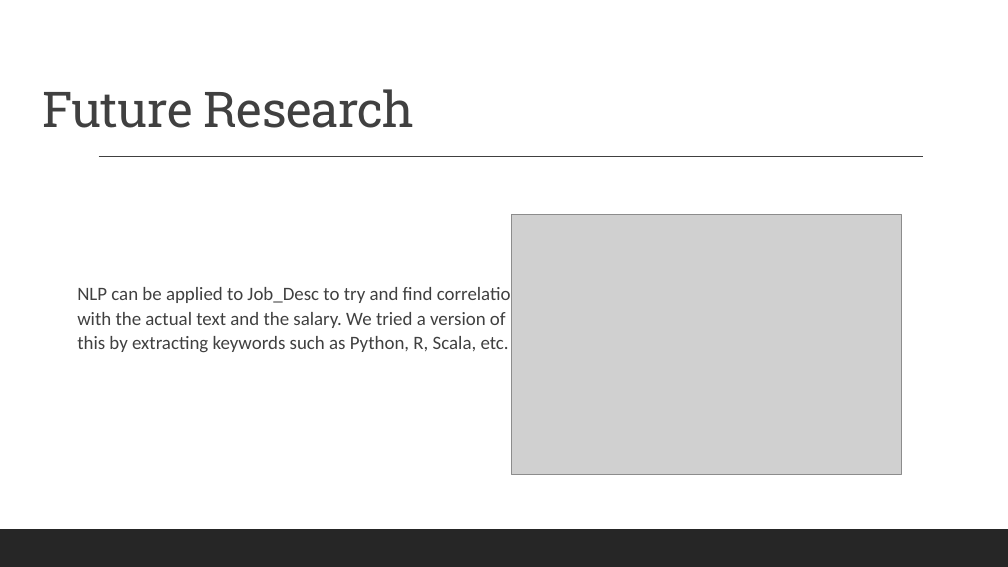
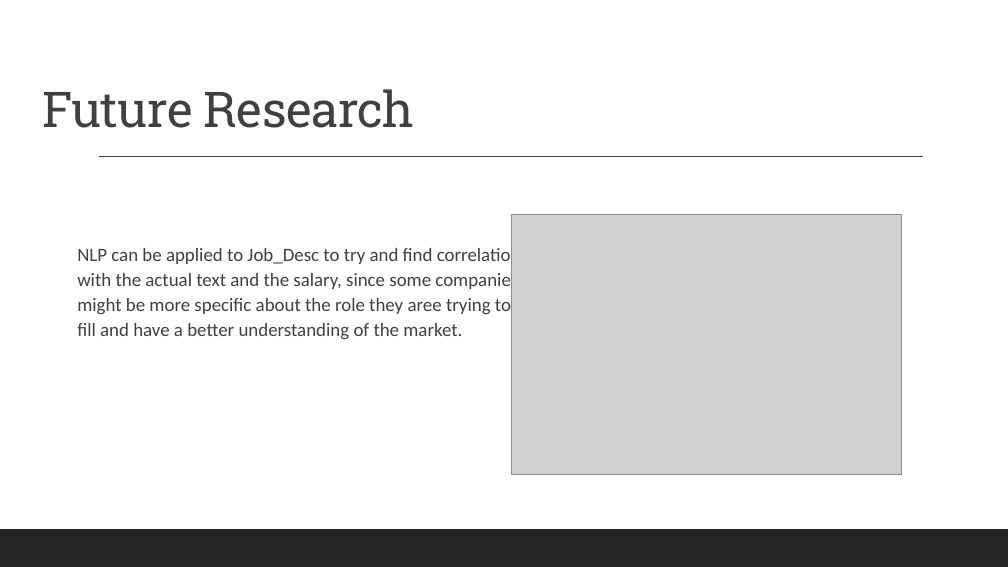
Before and after one commit to ronaldpacheco/Capstone_2_Data-Science-Salary-Prediction, a slide deck: slide 10 of Final/Capstone_2_Project_Presentation.pptx. Drawn at 1008x567 pixels with LibreOffice and Linux fonts; fonts in the diff are those of the drawing; grey boxes stand for pictures. Boxes give left, top, right and bottom in pixels: in the first picture for what was removed or moved away, otherwise in the second. Text is boxed around its words. In the diff, an @@ line names an element or a change of style, - is before the commit and + after.

```diff
--- a/Final/Capstone_2_Project_Presentation.pptx
+++ b/Final/Capstone_2_Project_Presentation.pptx
@@ text at (x1=77, y1=245, x2=528, y2=340): text changed @@
-  NLP can be applied to Job_Desc to try and find correlations with the actual text and the salary. We tried a version of this by extracting keywords such as Python, R, Scala, etc.
+  NLP can be applied to Job_Desc to try and find correlations with the actual text and the salary, since some companies might be more specific about the role they aree trying to fill and have a better understanding of the market.
```
Also in this commit, not shown: 2 other slides changed, 1 other file.
